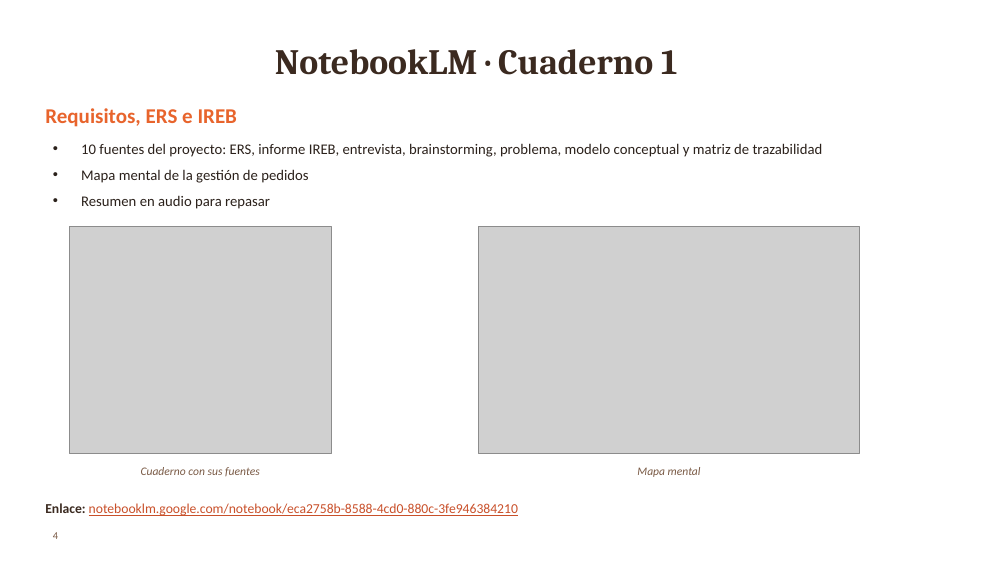
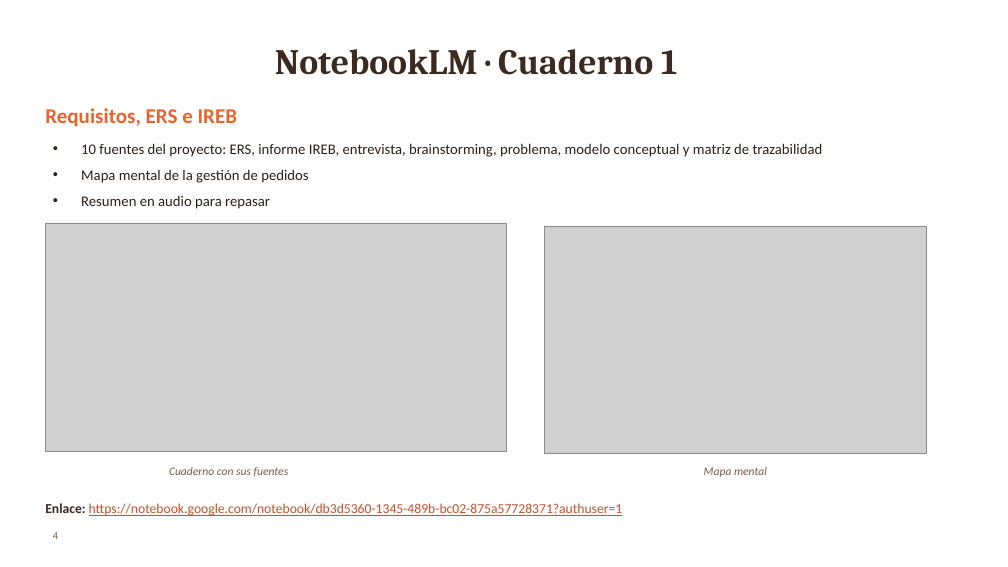
Before and after one commit to Ricardo-lainez/RicardoLainez36838_G5_ADSW, a slide deck: slide 4 of PARA/Presentacion_PARA_Bocatto_G5.pptx. Drawn at 1008x567 pixels with LibreOffice and Linux fonts; fonts in the diff are those of the drawing; grey boxes stand for pictures; background and template pictures are left out. Boxes give left, top, right and bottom in pixels: in the first picture for what was removed or moved away, otherwise in the second. Text is boxed around its words. In the diff, an @@ line names an element or a change of style, - is before the commit and + after.

```diff
--- a/PARA/Presentacion_PARA_Bocatto_G5.pptx
+++ b/PARA/Presentacion_PARA_Bocatto_G5.pptx
@@ picture: place and size @@
-picture at (70,227,332,454)
+picture at (45,223,507,452)
@@ picture: place and size @@
-picture at (479,227,861,454)
+picture at (545,227,926,454)
@@ text "Cuaderno con sus fuentes": place and size @@
-text "Cuaderno con sus fuentes" at (141,467,260,476)
+text "Cuaderno con sus fuentes" at (169,467,289,477)
@@ text "Mapa mental": place and size @@
-text "Mapa mental" at (637,467,701,477)
+text "Mapa mental" at (704,467,767,477)
@@ text at (45,503,623,516): text changed @@
-Enlace: notebooklm.google.com/notebook/eca2758b-8588-4cd0-880c-3fe946384210
+Enlace: https://notebook.google.com/notebook/db3d5360-1345-489b-bc02-875a57728371?authuser=1
```
Also in this commit, not shown: 1 other slide changed, 2 other files.
